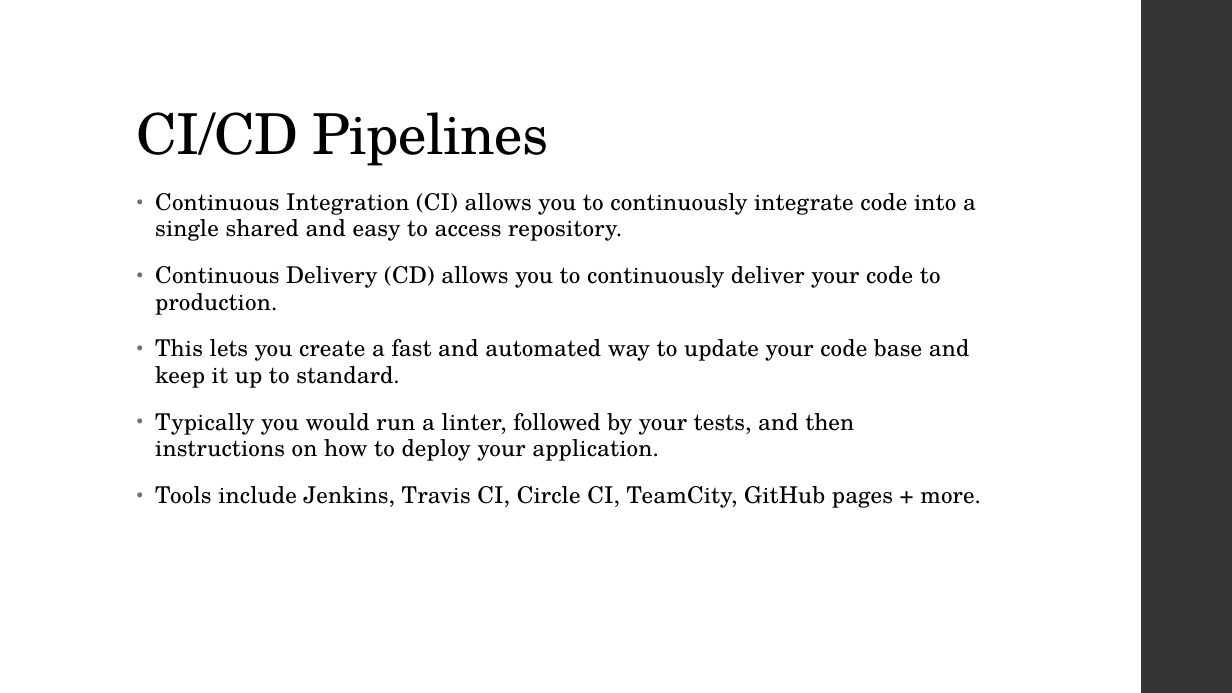
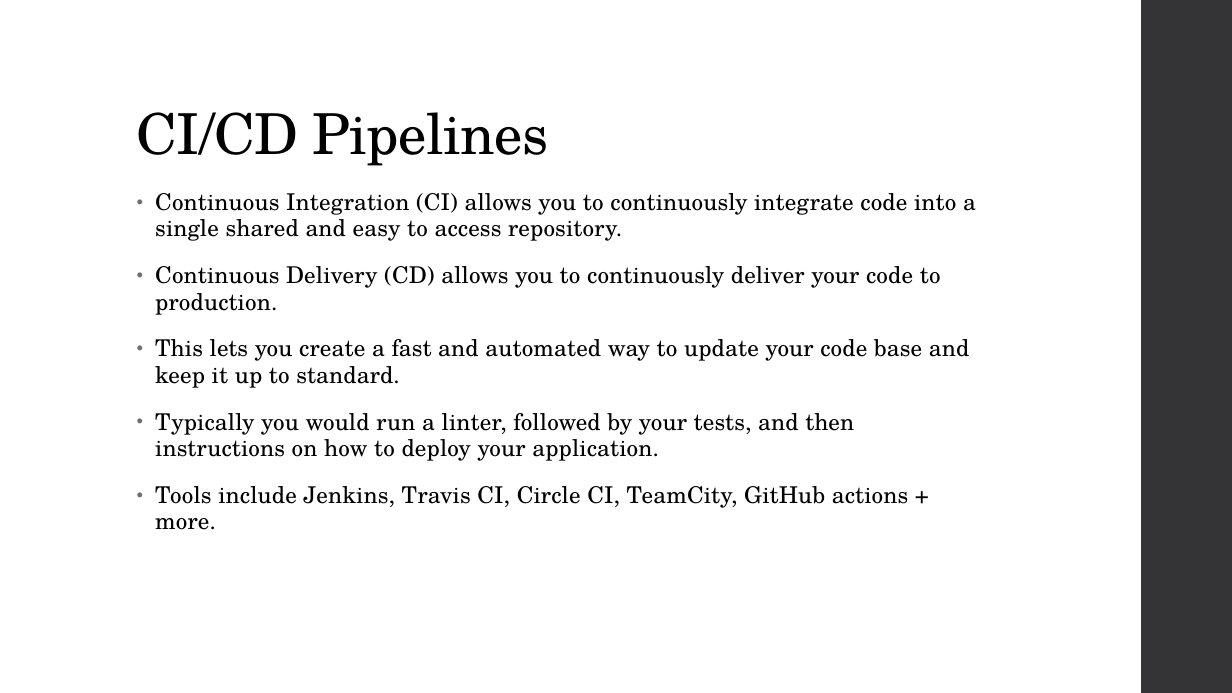
Before and after one commit to SoorajModi/Calculator, a slide deck: slide 6 of GCC - Build Tools.pptx. Drawn at 1232x693 pixels with LibreOffice and Linux fonts; fonts in the diff are those of the drawing. Boxes give left, top, right and bottom in pixels: in the first picture for what was removed or moved away, otherwise in the second. Text is boxed around its words. In the diff, an @@ line names an element or a change of style, - is before the commit and + after.

```diff
--- a/GCC - Build Tools.pptx
+++ b/GCC - Build Tools.pptx
@@ text at [155,486,908,530]: text changed @@
-• Tools include Jenkins, Travis CI, Circle CI, TeamCity, GitHub pages + more.
+• Tools include Jenkins, Travis CI, Circle CI, TeamCity, GitHub actions + more.
```
Also in this commit, not shown: 4 other files.
